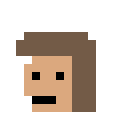
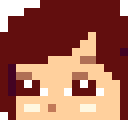
Revision of a layered 128×128 image; what changed, layer by layer:
added layer "Layer 4" above "Layer 3" over [0, 0, 128, 120]
hid "Layer 3" over [16, 32, 96, 112]
